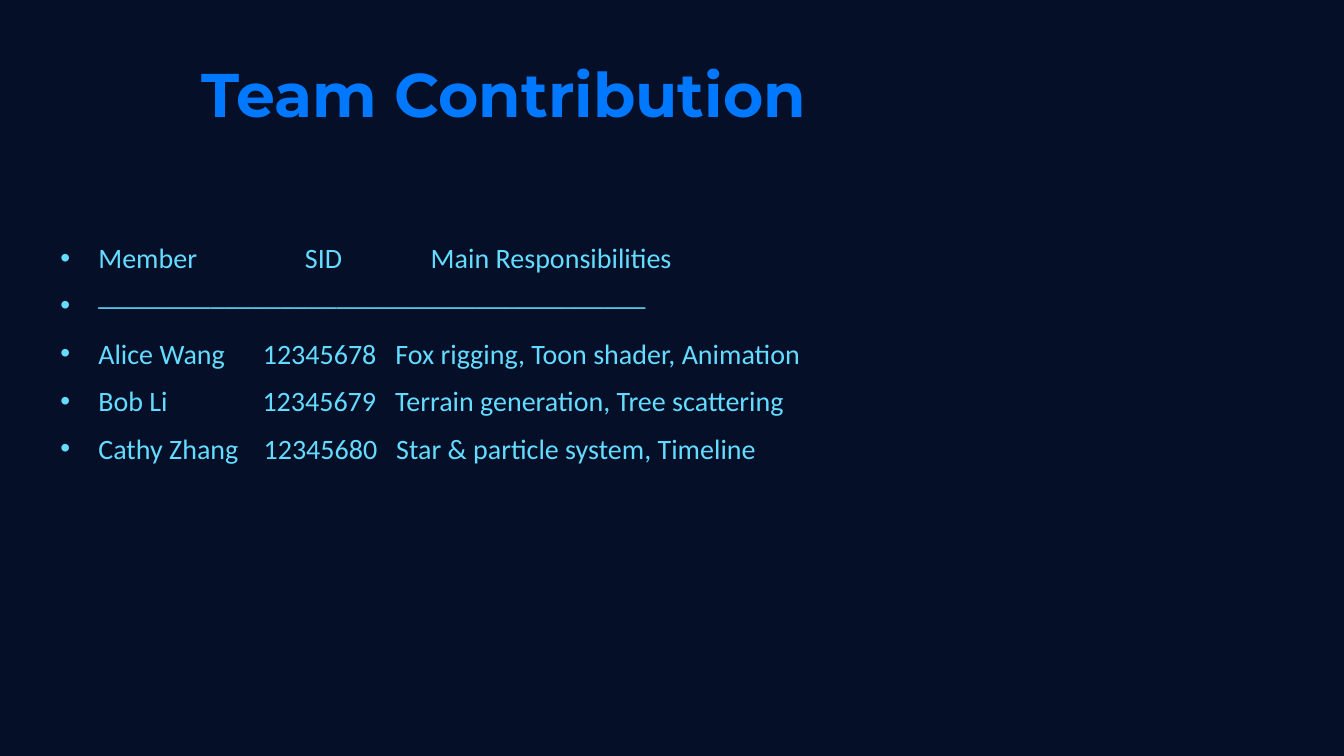
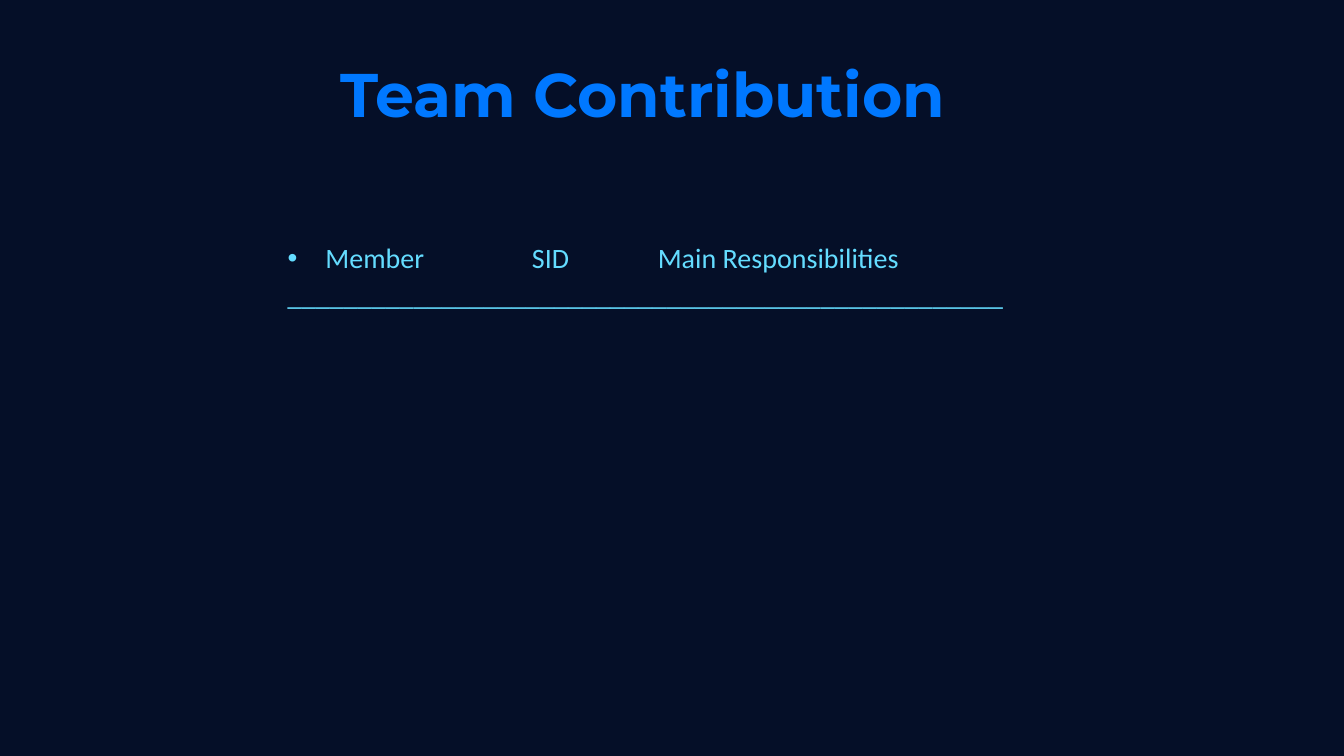
Before and after one commit to Morphex-Mo/COMP4422-Computer-Graphics-Proj, a slide deck: slide 15 of Star_Collector_Presentation_Perfect_16pages.pptx. Drawn at 1344x756 pixels with LibreOffice and Linux fonts; fonts in the diff are those of the drawing. Boxes give left, top, right and bottom in pixels: in the first picture for what was removed or moved away, otherwise in the second. Text is boxed around its words. In the diff, an @@ line names an element or a change of style, - is before the commit and + after.

Commit message:
Remove PrePPT.py and update presentation file
Deleted the PrePPT.py script used to generate the presentation and updated the Star_Collector_Presentation_Perfect_16pages.pptx file. This streamlines the repository by removing the generation script and providing the latest version of the presentation.

```diff
--- a/Star_Collector_Presentation_Perfect_16pages.pptx
+++ b/Star_Collector_Presentation_Perfect_16pages.pptx
@@ title "Team Contribution": place and size @@
-title "Team Contribution" at [202,68,806,118]
+title "Team Contribution" at [341,68,945,118]
@@ text "Member SID Main Responsibilities": place and size @@
-text "Member SID Main Responsibilities" at [98,248,800,464]
+text "Member SID Main Responsibilities" at [325,248,899,273]
@@ text at [98,344,800,464]: text changed @@
-• ───────────────────────────────────────
-• Alice Wang 12345678 Fox rigging, Toon shader, Animation
-• Bob Li 12345679 Terrain generation, Tree scattering
-• Cathy Zhang 12345680 Star & particle system, Timeline
+───────────────────────────────────────────────────
```
Also in this commit, not shown: 13 other slides changed, 1 other file.
